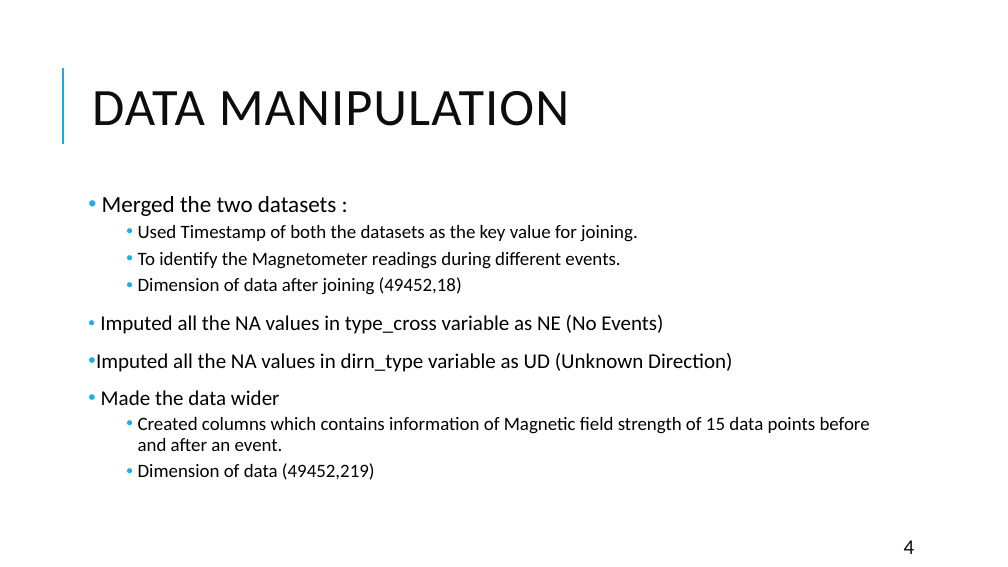
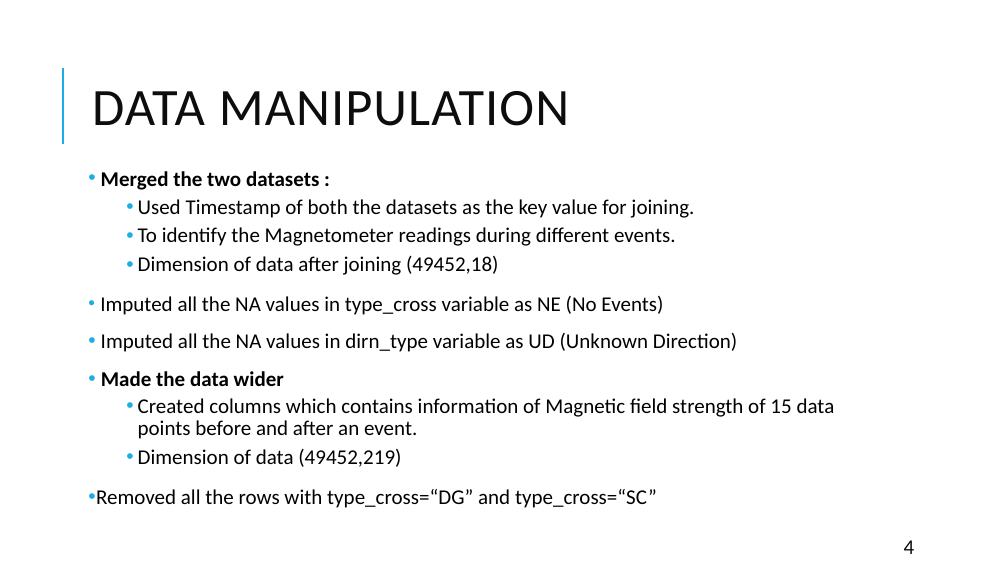
Before and after one commit to matty1203/r_cubicplot, a slide deck: slide 4 of Classification of bow shock event positions from Magnetic.pptx. Drawn at 1008x567 pixels with LibreOffice and Linux fonts; fonts in the diff are those of the drawing. Boxes give left, top, right and bottom in pixels: in the first picture for what was removed or moved away, otherwise in the second. Text is boxed around its words. In the diff, an @@ line names an element or a change of style, - is before the commit and + after.

```diff
--- a/Classification of bow shock event positions from Magnetic.pptx
+++ b/Classification of bow shock event positions from Magnetic.pptx
@@ text "Merged the two datasets :" moved from (x1=96, y1=196, x2=870, y2=480) to (x1=96, y1=171, x2=835, y2=508) @@
@@ text at (x1=101, y1=171, x2=835, y2=467): size 22 to 20 pt in "Merged the two datasets :"; bold on in "Merged the two datasets :", "Made the data wider"; size 18 to 20 pt in "Used Timestamp of both the datasets as ...", "To identify the Magnetometer readings during different ...", "Dimension of data after joining (49452,18)", "Created columns which contains information of Magnetic ..." and 1 more places @@
@@ text at (x1=96, y1=489, x2=657, y2=508): paragraph added @@
+• Removed all the rows with type_cross=“DG” and type_cross=“SC”
```
Also in this commit, not shown: 11 other slides changed, 1 slide added, 1 slide removed, 2 other files.
